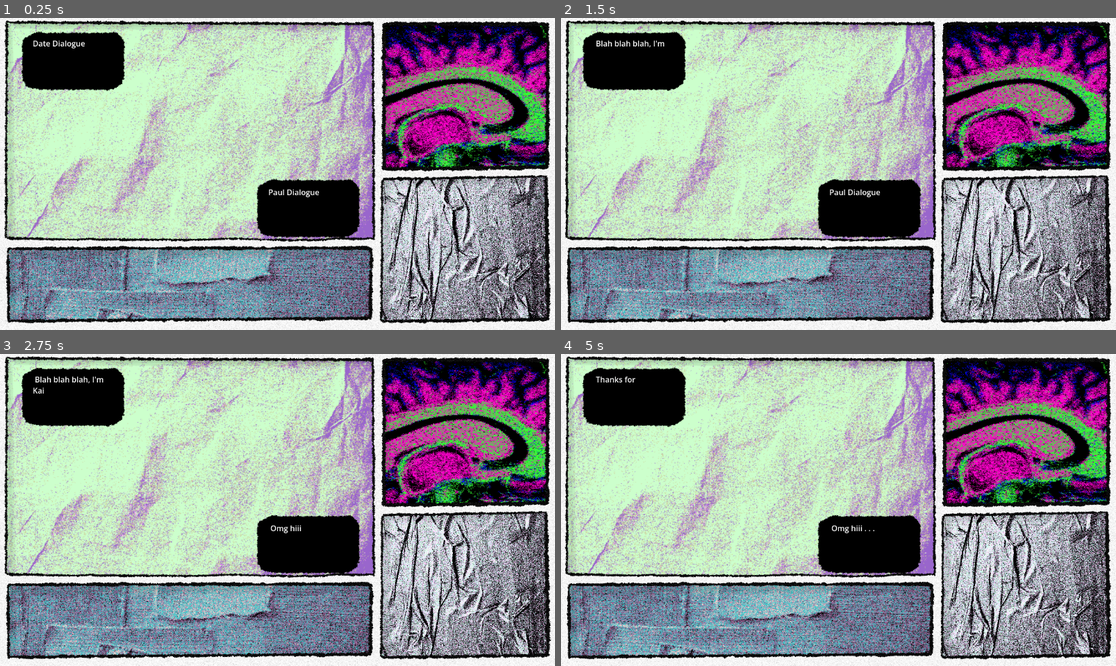
Above: before the commit, frames 1-4 (two rows, left to right).
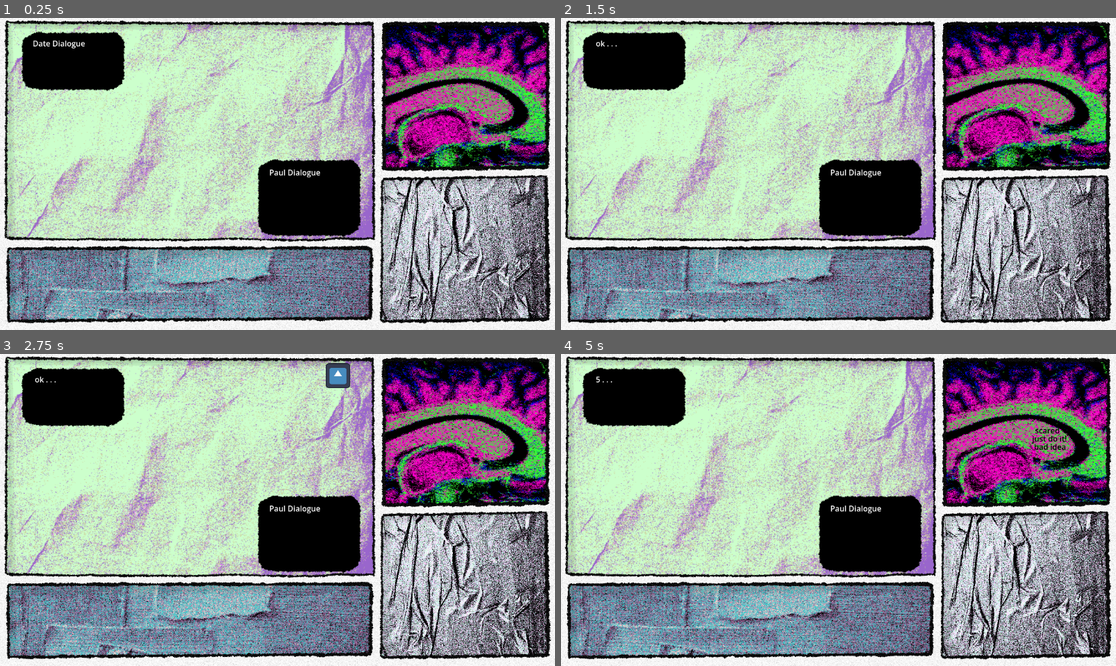
Above: after the commit, the same moments.

Repository: Chas-w/101_Lesbian_Dates
Game: Godot game, scene res://Issues/Issue_001.tscn
Two runs of this game, one before a commit and one after it. Both use one fixed random seed, a clock stepped at 60 frames per second and the inputs below. This scene is started directly instead of the project's main scene. The engine's default icon, where the game draws it, is replaced by a stand-in: a white triangle on a blue panel in a dark square.
Inputs (mouse positions are in pixels of both pictures, inside the frame that each line leads up to):
- Up to frame 1 (0.25 s): no input
- Up to frame 2 (1.5 s): tap Enter (Enter) at 0.5, 0.6, 1.35 s
- Up to frame 3 (2.75 s): click (488, 428) at 2 s, where only the run before the commit has a clickable "Hi!"
- Up to frame 4 (5 s): tap Enter (Enter) at 2.85, 3.6, 4.35 s

The runs differ from the first frame. In frame 1, 1.5% of the frame differs, in the area x 46-66%, y 45-71%; in frame 2, 1.7%; in frame 3, 2.0%, in the area x 6-66%, y 2-71%; in frame 4, 1.7%.

Commit message:
started writing it

Diff:
--- /dev/null
+++ b/Data/Issue_001.json
@@ -0,0 +1,102 @@
+{
+	"Paul": {
+		"Dialogue" : [
+			{
+				"Status" : "scared",
+				"Status_is_Array" : false,
+				"Line" : "Wait Kai I'm scared!",
+				"Vibe" : "Flirty",
+				"One_off" : false,
+				"Interruption" : false
+			},
+			{
+				"Status" : "just do it!",
+				"Status_is_Array" : false,
+				"Line" : "Just get it overwith!",
+				"Vibe" : "Flirty",
+				"One_off" : false,
+				"Interruption" : false
+
+			},
+			{
+				"Status" : "bad idea",
+				"Status_is_Array" : false,
+				"Line" : "I'm gonna get an infection",
+				"Vibe" : "Flirty",
+				"One_off" : false,
+				"Interruption" : false
+			},
+			{
+				"Status" : "ouch",
+				"Status_is_Array" : false,
+				"Line" : "OWW! OUCH . . . . . . ow . . . ok it's not that bad anymore",
+				"Vibe" : "Flirty",
+				"One_off" : false,
+				"Interruption" : false
+			}
+		]
+	},
+
+	"Date" : {
+		"Name" : "Kai",
+		"Dialogue" : [
+			{
+				"Status" : "next",
+				"Status_is_Array" : false,
+				"Line" : "ok . . . ",
+				"Vibe" : "Friendly",
+				"Player_Response" : false,
+				"Next_Status" : "countdown_5",
+				"Response_Options" : null,
+				"Exit_Moment" : false
+			},
+			{
+				"Status" : "countdown_5",
+				"Status_is_Array" : false,
+				"Line" : "5 . . . ",
+				"Vibe" : "Friendly",
+				"Player_Response" : true,
+				"Next_Status" : null,
+				"Response_Options" : ["scared","just do it!","bad idea"],
+				"Exit_Moment" : false
+			},
+			{
+				"Status" : ["scared","just do it!","bad idea"]  ,
+				"Status_is_Array" : true,
+				"Line" : "haha it'll be ok. . . 4 . . . ",
+				"Vibe" : "Flirty",
+				"Player_Response" : false,
+				"Next_Status" : "puncture",
+				"Response_Options" : null,
+				"Exit_Moment" : false
+
+			},
+			{
+				"Status" : "puncture",
+				"Status_is_Array" : false,
+				"Line" : "3!",
+				"Vibe" : "Friendly",
+				"Player_Response" : true,
+				"Next_Status" : "ouch",
+				"Response_Options" : null,
+				"Exit_Moment" : false
+			},
+			{
+				"Status" : "ouch",
+				"Status_is_Array" : false,
+				"Line" : "Ok now do me!",
+				"Vibe" : "Friendly",
+				"Player_Response" : false,
+				"Next_Status" : "null",
+				"Response_Options" : null,
+				"Exit_Moment" : true
+			}
+		]
+	},
+
+	"Vibe" : ["Crappy", "Stale", "Flirty", "Friendly", "Cool", "Standoffish"],
+
+	"Inventory" : {
+
+	}
+}
--- a/Issues/Issue_001.tscn
+++ b/Issues/Issue_001.tscn
@@ -229,7 +229,7 @@
 script = ExtResource("1_eqsxp")
 brain = NodePath("../../Brain")
 brain_spawn_loc = NodePath("../../Brain/Spawn Location")
-JSON_file_path = "res://Templates/Data/Sample Dialogue.json"
+JSON_file_path = "res://Data/Issue_001.json"
 paul_dialogue = NodePath("Paul/Panel/RichTextLabel")
 date_dialogue = NodePath("Date/Panel/RichTextLabel")
 progression_icon = NodePath("Awaiting Progression Icon")
@@ -241,9 +241,10 @@
 anchor_top = 0.8
 anchor_right = 0.95900005
 anchor_bottom = 0.93900007
-offset_left = 0.34796143
-offset_right = 0.093933105
-offset_bottom = 0.17996216
+offset_left = 2.2279663
+offset_top = -41.399994
+offset_right = 1.973938
+offset_bottom = -41.22003
 
 [node name="Panel" type="Panel" parent="CanvasLayer/Everything/Game/Dialogue Control/Paul" unique_id=1998781770]
 material = SubResource("ShaderMaterial_h8gaa")
@@ -254,7 +255,7 @@
 anchor_right = 1.0
 anchor_bottom = 1.5250001
 offset_top = 0.013298035
-offset_bottom = -0.013298035
+offset_bottom = 38.0673
 grow_horizontal = 2
 grow_vertical = 2
 theme = ExtResource("8_h8gaa")
@@ -267,9 +268,9 @@
 anchor_right = 0.86500007
 anchor_bottom = 0.84800005
 offset_left = 0.02168274
-offset_top = 0.0004043579
+offset_top = -5.5593624
 offset_right = -0.036209106
-offset_bottom = 0.03519821
+offset_bottom = -5.5245667
 grow_horizontal = 2
 grow_vertical = 2
 theme = SubResource("Theme_r00si")
--- a/Scripts/dialogue_manager.gd
+++ b/Scripts/dialogue_manager.gd
@@ -31,6 +31,7 @@
 var paul_choice : Button
 var speaker : String
 var waiting_for_progression : bool #used if there's not choice just waiting for the player to press interact
+var speaking : bool
 
 func _ready():
 	JSON_dict = _JSON_to_dictionary(JSON_file_path)
@@ -45,7 +46,10 @@
 	if (waiting_for_progression):
 		progression_icon.visible = true
 		if (Input.is_action_just_pressed("Enter")):
-			_progress_paul_response(current_dialogue.Next_Status)
+			if (current_dialogue.Player_Response):
+				_progress_paul_response(current_dialogue.Next_Status)
+			else:
+				_progress_date_dialogue(current_dialogue.Next_Status)
 			waiting_for_progression = false
 			progression_icon.visible = false
 
@@ -79,7 +83,7 @@
 				buffer = randf_range(.01,display_buffer)
 			else:
 				if (character == date_name):
-					if (current_dialogue.Player_Response):
+					if (current_dialogue.Response_Options != null):
 						_display_paul_options()
 					else:
 						waiting_for_progression = true
